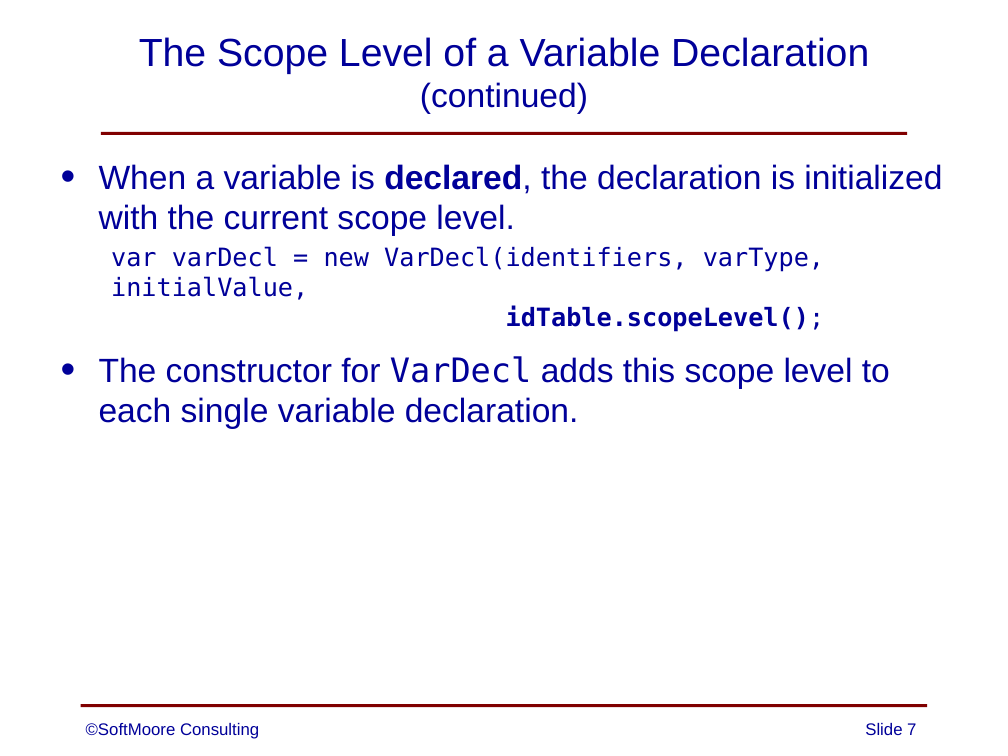
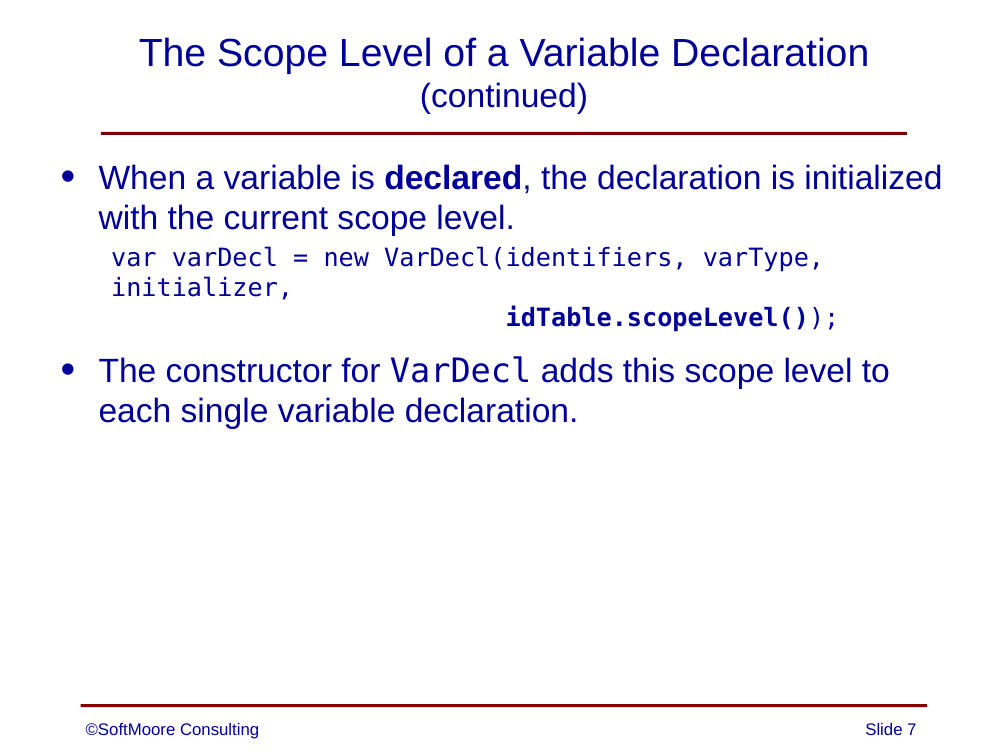
Before and after one commit to SoftMoore/CPRL-Java-4th, a slide deck: slide 7 of PowerPoints/13 - Subprograms.pptx. Drawn at 1008x756 pixels with LibreOffice and Linux fonts; fonts in the diff are those of the drawing. Boxes give left, top, right and bottom in pixels: in the first picture for what was removed or moved away, otherwise in the second. Text is boxed around its words. In the diff, an @@ line names an element or a change of style, - is before the commit and + after.

Commit message:
minor update to one slide

```diff
--- a/PowerPoints/13 - Subprograms.pptx
+++ b/PowerPoints/13 - Subprograms.pptx
@@ text at [111, 246, 840, 332]: text changed @@
-  var varDecl = new VarDecl(identifiers, varType, initialValue,
-  idTable.scopeLevel();
+  var varDecl = new VarDecl(identifiers, varType, initializer,
+  idTable.scopeLevel());
```
